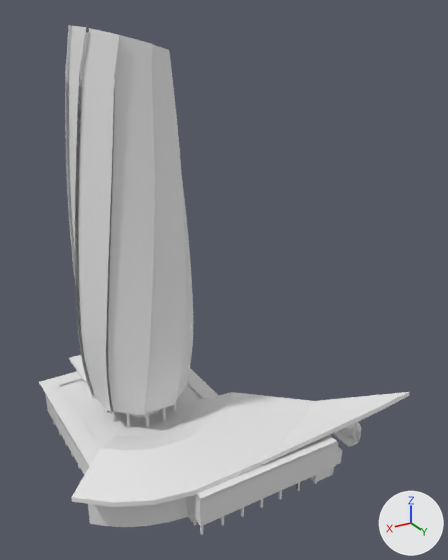
Renders of the glTF model dtwin/public/Data/models/5a685ebbe406ad3f0cc17755.glb from each side of a commit.
Both versions are drawn from a camera (50 mm lens) standing at (87.1, 198.4, 159.9) and looking at (-22.6, 15.6, 68.5). Lighting does not change. The marker at lower right points along +X, +Y and +Z.

Names of what the first picture shows: 'TTHC'.
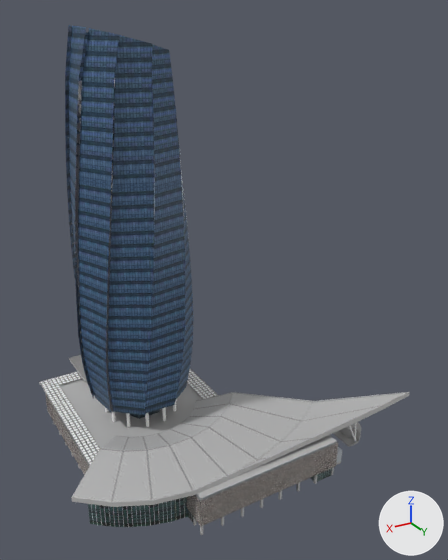
Where the newer file only moved an object's origin or applied its transform, the numbers keep the older frame.

Pixel boxes (x1, y1, x2, y2) of what changed, in the pictures (448 x 560 px):
```json
{"object": "TTHC", "change": "recoloured", "before": [39, 25, 409, 535], "after": [39, 25, 409, 535]}
```

Scene script edits in JSON lines:
```json
{"op": "add", "block": "img_5a685ebbe406ad3f0cc17755", "code": ["img_5a685ebbe406ad3f0cc17755 = load_image('5a685ebbe406ad3f0cc17755', '_unpacked/5a685ebbe406ad3f0cc17755', 1024, 1024, 'sRGB')"]}
{"op": "add", "block": "mat_new_mat_338", "code": ["mat_new_mat_338 = principled_material('New_Mat.338')", "mat_new_mat_338.texture = img_5a685ebbe406ad3f0cc17755"]}
{"block": "me_mesh_0", "where": "me_mesh_0.from_pydata(...)  # 1497 vertices, 1430 faces; spans x -83.0..49.0, y -45.0..60.0, z 0.0..157.0"}
{"op": "add", "block": "me_mesh_0", "code": "me_mesh_0.materials.append(mat_new_mat_338)  # picture img_5a685ebbe406ad3f0cc17755"}
```
